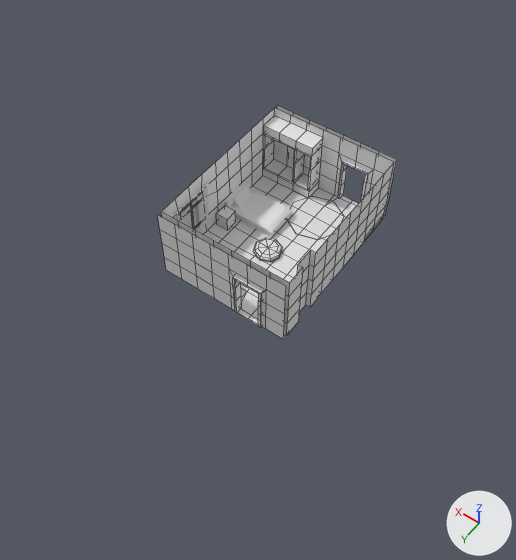
The Blender file Assets/Models/child room.blend as it was, and as the next commit left it.
The view is the same before and after, from a 50 mm lens placed at (-23.2, 39.4, 55.2), pointed at (1.9, 4.3, 0.1). Arrows for +X, +Y and +Z are at lower right; the lights stay in place. Mesh edges are drawn as thin lines on the coarser meshes.

Names of what the first picture shows: 'Bed', 'Carpet', 'Curtains', 'Room', 'Wardrobe'.
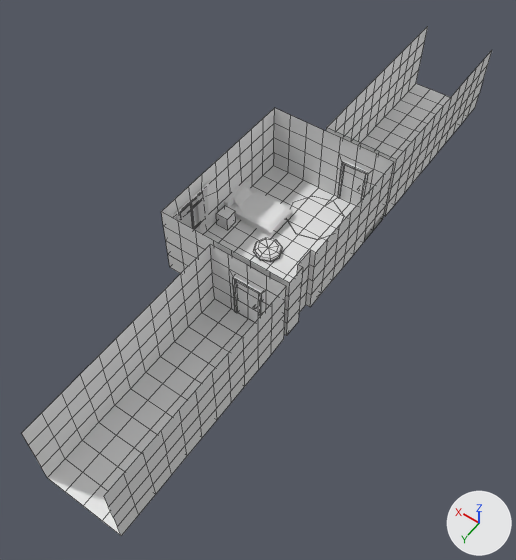
Commit message: added left and right corridor and doors

Pixel boxes [x1, y1, x2, y2] of what changed, in the pictures (516 x 560 px):
'Room', reshaped (96% wider, 117% taller)
    before: [158, 105, 397, 339]
    after: [22, 26, 492, 536]
'Wardrobe', hidden
    before: [263, 116, 323, 198]
'Door Right', added
    after: [340, 165, 365, 206]
'Door Left', added
    after: [236, 282, 258, 322]
part 1 of me_plane, built on
    before: [274, 105, 394, 195]
    after: [273, 26, 492, 216]
part 2 of me_plane, built on
    before: [158, 215, 286, 339]
    after: [22, 244, 286, 536]

Patch to the scene script:
```diff
--- a/Assets/Models/child room.blend.py
+++ b/Assets/Models/child room.blend.py
@@ me_plane @@
-me_plane.from_pydata(...)  # 438 vertices, 381 faces; spans x 5.0..19.0, y -1.6..17.6, z 0.0..8.0
+me_plane.from_pydata(...)  # 694 vertices, 623 faces; spans x 5.0..19.0, y -23.5..39.5, z 0.0..8.0
+# me_plane part 1
+# 7 vertices are removed from x 15.0..19.0, y -1.5, z 0.0..8.0
+# 28 faces are deleted
+# 4 vertices in x 17.0, y -1.5, z 2.0..8.0 move by (-4.0, -4.0, 0.0)
+# 4 vertices in x 15.0, y -1.5, z 2.0..8.0 move by (-2.0, -2.0, 0.0)
+# 13 new vertices lie (0.0, -2.0, 0.0) away from vertices in x 5.0..17.0, y -1.5, z 0.0..8.0
+# 13 new vertices lie (0.0, -2.0, 0.0) away from vertices in x 5.0..13.0, y -7.5..-3.5, z 0.0..8.0
+# 13 new vertices lie (0.0, -2.0, 0.0) away from vertices in x 5.0..13.0, y -9.5..-5.5, z 0.0..8.0
+# 13 new vertices lie (0.0, -2.0, 0.0) away from vertices in x 5.0..13.0, y -11.5..-7.5, z 0.0..8.0
+# 13 new vertices lie (0.0, -2.0, 0.0) away from vertices in x 5.0..13.0, y -13.5..-9.5, z 0.0..8.0
+# 13 new vertices lie (0.0, -2.0, 0.0) away from vertices in x 5.0..13.0, y -15.5..-11.5, z 0.0..8.0
+# 13 new vertices lie (0.0, -2.0, 0.0) away from vertices in x 5.0..13.0, y -17.5..-13.5, z 0.0..8.0
+# 13 new vertices lie (0.0, -2.0, 0.0) away from vertices in x 5.0..13.0, y -19.5..-15.5, z 0.0..8.0
+# 13 new vertices lie (0.0, -2.0, 0.0) away from vertices in x 5.0..13.0, y -21.5..-17.5, z 0.0..8.0
+# 9 new vertices lie (0.0, -2.0, 0.0) away from vertices in x 5.0..13.0, y -19.5, z 0.0..8.0
+# 9 new vertices lie (0.0, -2.0, 0.0) away from vertices in x 5.0..13.0, y -21.5, z 0.0..8.0
+# 150 new faces join them
+# me_plane part 2
+# 7 vertices are removed from x 15.0..19.0, y 17.5, z 0.0..8.0
+# 22 faces are deleted
+# 4 vertices in x 15.0, y 17.5, z 2.0..8.0 move by (-2.0, 2.0, 0.0)
+# 4 vertices in x 17.0, y 17.5, z 2.0..8.0 move by (-4.0, 4.0, 0.0)
+# 13 new vertices lie (0.0, 2.0, 0.0) away from vertices in x 5.0..17.0, y 17.5, z 0.0..8.0
+# 13 new vertices lie (0.0, 2.0, 0.0) away from vertices in x 5.0..13.0, y 19.5..23.5, z 0.0..8.0
+# 13 new vertices lie (0.0, 2.0, 0.0) away from vertices in x 5.0..13.0, y 21.5..25.5, z 0.0..8.0
+# 13 new vertices lie (0.0, 2.0, 0.0) away from vertices in x 5.0..13.0, y 23.5..27.5, z 0.0..8.0
+# 13 new vertices lie (0.0, 2.0, 0.0) away from vertices in x 5.0..13.0, y 25.5..29.5, z 0.0..8.0
+# 13 new vertices lie (0.0, 2.0, 0.0) away from vertices in x 5.0..13.0, y 27.5..31.5, z 0.0..8.0
+# 13 new vertices lie (0.0, 2.0, 0.0) away from vertices in x 5.0..13.0, y 29.5..33.5, z 0.0..8.0
+# 13 new vertices lie (0.0, 2.0, 0.0) away from vertices in x 5.0..13.0, y 31.5..35.5, z 0.0..8.0
+# 13 new vertices lie (0.0, 2.0, 0.0) away from vertices in x 5.0..13.0, y 33.5..37.5, z 0.0..8.0
+# 9 new vertices lie (0.0, 2.0, 0.0) away from vertices in x 5.0..13.0, y 35.5, z 0.0..8.0
+# 9 new vertices lie (0.0, 2.0, 0.0) away from vertices in x 5.0..13.0, y 37.5, z 0.0..8.0
+# 142 new faces join them
@@ ob_wardrobe @@
 ob_wardrobe.location = (7.0, -10.0, 3.0)
+ob_wardrobe.hide_set(True)
@@ ob_door_left @@
+ob_door_left = bpy.data.objects.new('Door Left', me_plane_008)  # 32 vertices, 28 faces; spans x -1.25..1.25, y -0.35..0.35, z -2.5..2.5
+ob_door_left.location = (0.0, 8.2, 2.5)
@@ ob_door_right @@
+ob_door_right = bpy.data.objects.new('Door Right', me_plane_008.copy())
+ob_door_right.location = (0.0, -10.2, 2.5)
```
